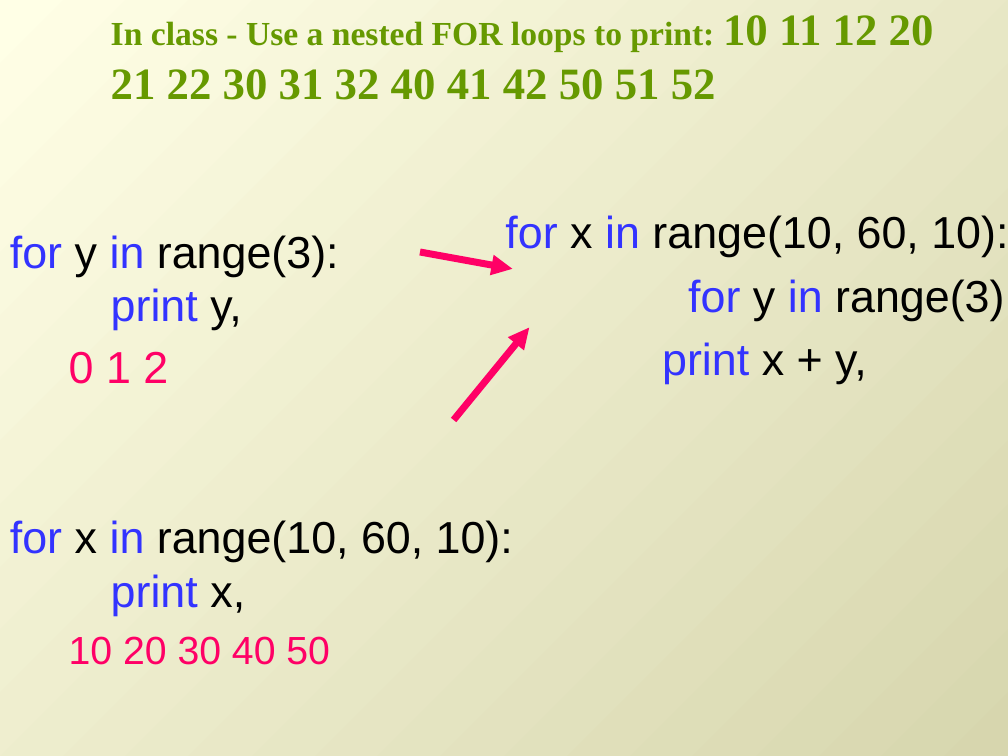
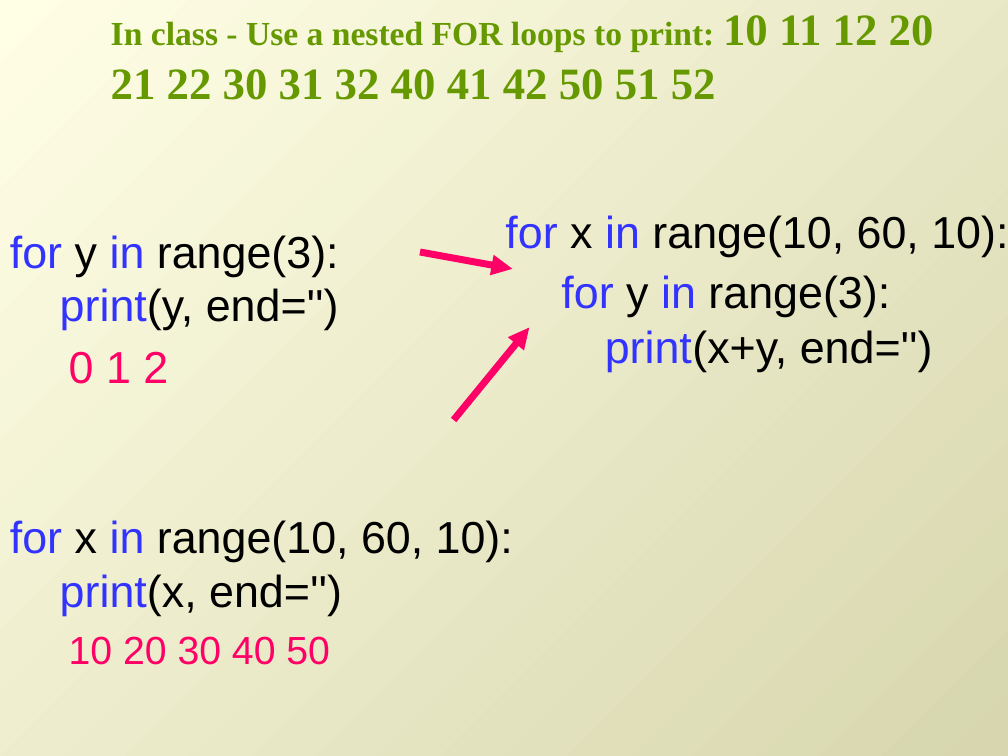
Before and after one commit to lgtateos/gis540, a slide deck: slide 12 of slides/looping2.pptx. Drawn at 1008x756 pixels with LibreOffice and Linux fonts; fonts in the diff are those of the drawing. Boxes give left, top, right and bottom in pixels: in the first picture for what was removed or moved away, otherwise in the second. Text is boxed around its words. In the diff, an @@ line names an element or a change of style, - is before the commit and + after.

```diff
--- a/slides/looping2.pptx
+++ b/slides/looping2.pptx
@@ text at (60,288,339,330): text changed; text colour #3333FF to #000000 @@
-print y,
+print(y, end='')
@@ text at (561,275,890,317): list level 2 to 1 in "for y in range(3):" @@
@@ text at (605,330,933,372): text changed; text colour #3333FF to #000000 @@
-  print x + y,
+print(x+y, end='')
@@ text at (60,574,342,616): text changed; text colour #3333FF to #000000 @@
-print x,
+print(x, end='')
```
Also in this commit, not shown: 12 other slides changed.
